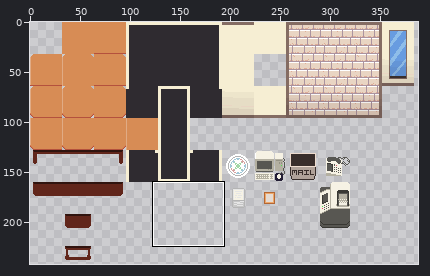
Two states of a sprite sheet, src/sprites/sTileObjects/e6cf2363-c586-4035-826b-ae99ea668d92.png. The picture above shows the old version from afar; the outline marks the close-up.
Close-up. As it was:
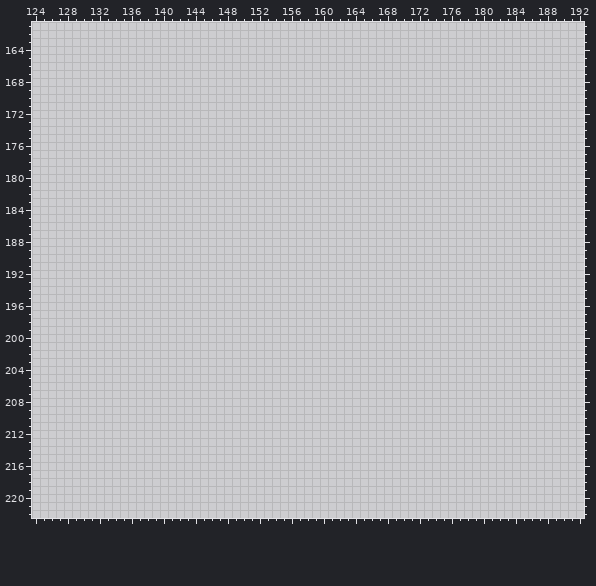
The file is 480x320 pixels. Colours within 5 levels of each other are drawn and written as one. Shown: x 124..192, y 161..222. The wide view leaves out empty margins. The commit also changed other parts of the picture, which this record leaves out.
After:
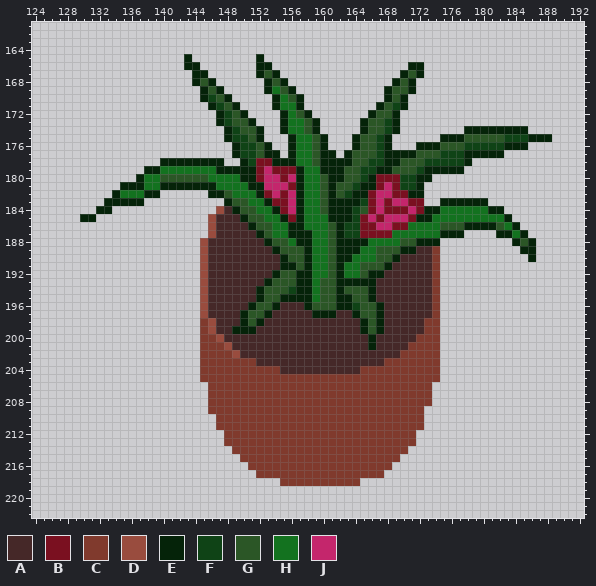
Palette (. is transparent): A #452828  B #7a1020  C #803a2d  D #994c3e  E #052309  F #0f4316  G #2b5626  H #13721f  J #c4266c
The exact change:
Changed rows in their new state; - is an unchanged pixel.
first column x 130:
165 -------------E--------E------------------------------------
166 -------------EE-------EE-----------------EE----------------
167 --------------EE------EGE---------------EGE----------------
168 --------------EGE------EGE-------------EGE-----------------
169 ---------------EGE-----EHGE-----------EGGE-----------------
170 ---------------EFGE-----EHGE----------EGE------------------
171 ----------------EFGE----EHHE---------EGFE------------------
172 -----------------EFGE----EHGE-------EGGE-------------------
173 -----------------EFGGE---EHHGE-----EGGFE-------------------
174 ------------------EFGGE--EHHGE-----EGGFE--------EEEEEEEE---
175 ------------------EFFGE---EHHGE---EGGFE------EEEGGGGGFFFEEE
176 -------------------EFFGE--EHHGE---EGGFE---EEEGGGFFFFFEEE---
177 -------------------EFFGEE-EHHGEE-EGGGFEEEEGGGFFFEEEEE------
178 ----------EEEEEEEE--EFBBEEEHHGEEEEGGFFEEGGGFFFFFE----------
179 --------EEHHHHHHHEEEEEBJBBBEHHEEEGGFFEEGGGFEEEEE-----------
180 -------EHHGGGGGGHHHHEEBJJBJEHHGEEGGFEBBBFFEE---------------
181 -----EEEHHEEEEEEEHHHHEEJJJBEHHGEGGFEEBJBFFE----------------
182 ----EHHHEE------EEGHHHEBJBJEHHGEGFEEBJJBBEE----------------
183 ---EEEEE----------EGGHHEBBJEHHGEEEEFBJBJJBB--EEEEEE--------
184 --EE-------------DAEGGHHEBJEHHGEEEFGBJBBBJBEEHHHHHHEE------
185 EE--------------DAAAEGGHHEBEHHHEEEFBJBJJJBEEHHHHHHHHHE-----
186 ----------------DAAAAEGGHHEEHHHGEFFBBJJBBHHHHGGGEEEEGHE----
187 ----------------DAAAAAEGHHEEEHHGEFFBBBBHHHHHHEEE----EEHE---
188 ---------------DAAAAAAAEGGHEEHHGEEEEHHHHGGEEE---------EGE--
189 ---------------DAAAAAAAAEGGGEHHGEEEHHGGGEEAAC----------EE--
190 ---------------DAAAAAAAAAEGGEHHGEEHHHGGEAAAAC-----------E--
191 ---------------DAAAAAAAAAEEGEHHGEHHGGGEAAAAAC--------------
192 ---------------DAAAAAAAAEGGEEHHGEHHGEEAAAAAAC--------------
193 ---------------DAAAAAAAEGGGEEHGGEEEEEAAAAAAAC--------------
194 ---------------DAAAAAAEGGGFEEHGGEGGGEAAAAAAAC--------------
195 ---------------DAAAAAAEGGEEEEHGGEEGGEAAAAAAAC--------------
196 ---------------DAAAAAEGGEAAAEGGGEEFGGEAAAAAAC--------------
197 ---------------DAAAAEGGEAAAAAEEEAAEGGEAAAAAAC--------------
198 ---------------CDAAAEGEAAAAAAAAAAAAEGEAAAAACC--------------
199 ---------------CDAAEEEAAAAAAAAAAAAAEGEAAAAACC--------------
200 ---------------CCDAAAAAAAAAAAAAAAAAAEAAAAACCC--------------
201 ---------------CCCDAAAAAAAAAAAAAAAAAEAAAACCCC--------------
202 ---------------CCCCDAAAAAAAAAAAAAAAAAAAACCCCC--------------
203 ---------------CCCCCCCAAAAAAAAAAAAAAAACCCCCCC--------------
204 ---------------CCCCCCCCCCAAAAAAAAAACCCCCCCCCC--------------
205 ---------------CCCCCCCCCCCCCCCCCCCCCCCCCCCCCC--------------
206 ----------------CCCCCCCCCCCCCCCCCCCCCCCCCCCC---------------
207 ----------------CCCCCCCCCCCCCCCCCCCCCCCCCCCC---------------
208 ----------------CCCCCCCCCCCCCCCCCCCCCCCCCCCC---------------
209 ----------------CCCCCCCCCCCCCCCCCCCCCCCCCCC----------------
210 -----------------CCCCCCCCCCCCCCCCCCCCCCCCCC----------------
211 -----------------CCCCCCCCCCCCCCCCCCCCCCCCCC----------------
212 ------------------CCCCCCCCCCCCCCCCCCCCCCCC-----------------
213 ------------------CCCCCCCCCCCCCCCCCCCCCCCC-----------------
214 -------------------CCCCCCCCCCCCCCCCCCCCCC------------------
215 --------------------CCCCCCCCCCCCCCCCCCCC-------------------
216 ---------------------CCCCCCCCCCCCCCCCCC--------------------
217 ----------------------CCCCCCCCCCCCCCCC---------------------
218 -------------------------CCCCCCCCCC------------------------
Where, in picture pixels (left, top, right, bottom), the same in both close-ups:
added: (80, 54, 552, 486)
